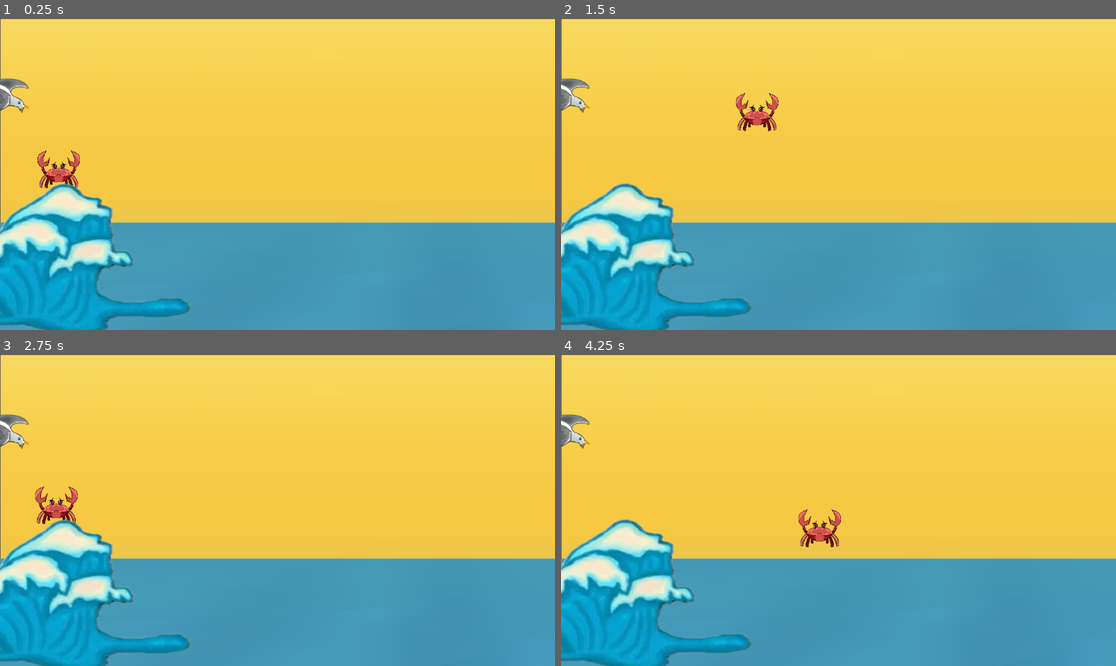
Above: before the commit, frames 1-4 (two rows, left to right).
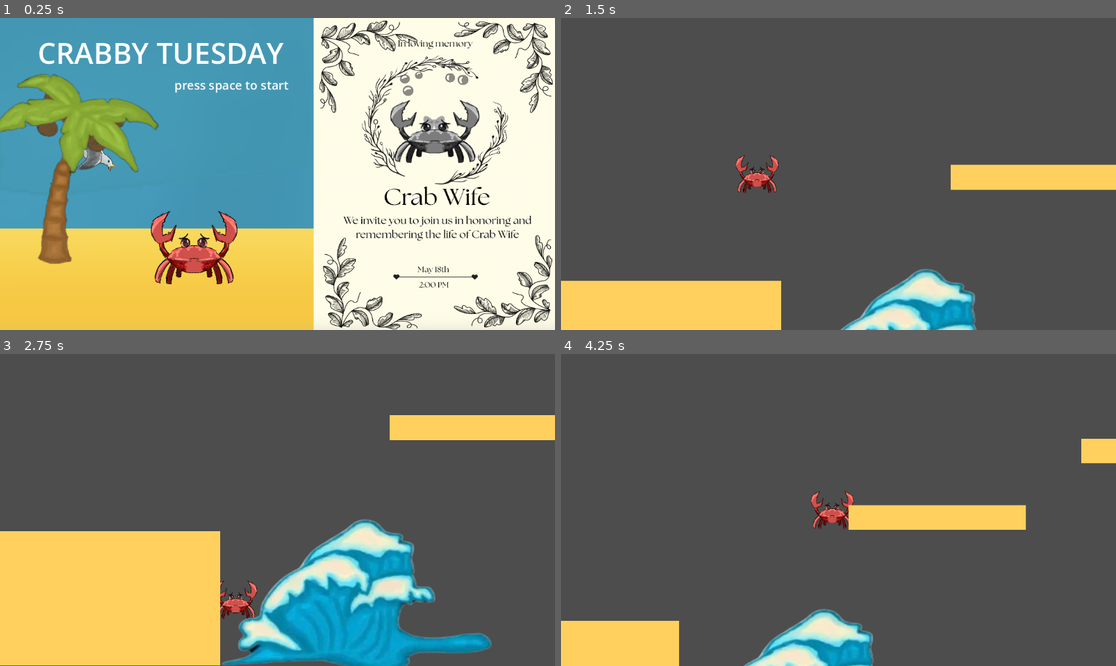
Above: after the commit, the same moments.

Repository: CISC204-S26/final-project-team-3
Game: Godot game, scene res://start.tscn
The game is run twice, just before and just after one commit, with the same random seed, the same clock (stepped at 60 frames per second) and the same inputs. Before the commit the project starts from res://scene_1.tscn.
Inputs:
- Up to frame 1 (0.25 s): no input
- Up to frame 2 (1.5 s): tap Space (start, bound only after the commit) at 0.5 s; hold Space (start, bound only after the commit) 0.53-1.28 s; hold D (Crab right) from 0.53 s (still down); tap Enter (ui_accept) at 0.77 s; tap E (interact) at 1.35 s
- Up to frame 3 (2.75 s): tap Enter (ui_accept) at 1.52 s; tap Space (start, bound only after the commit) at 1.55 s; release D (Crab right) at 2.03 s; hold A (Crab left) from 2.03 s (still down); hold Space (start, bound only after the commit) from 2.03 s (still down)
- Up to frame 4 (4.25 s): release A (Crab left) at 2.78 s; release Space (start, bound only after the commit) at 2.78 s; hold D (Crab right) from 2.78 s (still down); tap Space (start, bound only after the commit) at 2.85 s; tap Enter (ui_accept) at 3.02, 3.77 s; hold Space (start, bound only after the commit) from 3.53 s (still down); tap E (interact) at 3.6 s

The runs differ from the first frame. In frame 1, 99% of the frame differs, in the area x 0-100%, y 0-100%; in frame 2, 100%; in frame 3, 96%; in frame 4, 99%.

Commit message:
start scene in

Diff:
--- a/final_project_all_together_now/project.godot
+++ b/final_project_all_together_now/project.godot
@@ -11,7 +11,7 @@
 [application]
 
 config/name="Final Project All Together Now"
-run/main_scene="uid://b5k07ish5lvyw"
+run/main_scene="uid://dmbj8d57iqdj8"
 config/features=PackedStringArray("4.6", "GL Compatibility")
 config/icon="res://icon.svg"
 
@@ -67,6 +67,11 @@
 "events": [Object(InputEventKey,"resource_local_to_scene":false,"resource_name":"","device":-1,"window_id":0,"alt_press …(192 unchanged characters)…
 ]
 }
+start={
+"deadzone": 0.2,
+"events": [Object(InputEventKey,"resource_local_to_scene":false,"resource_name":"","device":0,"window_id":0,"alt_pressed":false,"shift_pressed":false,"ctrl_pressed":false,"meta_pressed":false,"pressed":false,"keycode":0,"physical_keycode":32,"key_label":0,"unicode":0,"location":0,"echo":false,"script":null)
+]
+}
 
 [physics]
 
--- /dev/null
+++ b/final_project_all_together_now/start.tscn
@@ -0,0 +1,59 @@
+[gd_scene format=3 uid="uid://dmbj8d57iqdj8"]
+
+[ext_resource type="Texture2D" uid="uid://ccphooedkwo0y" path="res://Screenshot 2026-05-07 at 2.33.11 PM.png" id="1_4a3qj"]
+[ext_resource type="Texture2D" uid="uid://by6l3okyidlip" path="res://Screenshot 2026-05-07 at 2.33.42 PM.png" id="2_g38d0"]
+[ext_resource type="Script" uid="uid://ik6o47hy2idu" path="res://startscript.gd" id="2_pob1m"]
+[ext_resource type="Texture2D" uid="uid://ckyloqb8ch21d" path="res://CRAB.png" id="3_pob1m"]
+[ext_resource type="Texture2D" uid="uid://5gkalgu0aa4k" path="res://Screenshot 2026-05-17 at 9.00.44 PM.png" id="4_gophc"]
+[ext_resource type="Texture2D" uid="uid://2e6p7kije2xh" path="res://assets/the_gull.png" id="5_p0nl4"]
+[ext_resource type="Texture2D" uid="uid://qnogo8o5jh1n" path="res://palmtree.png" id="6_da165"]
+
+[node name="Node2D" type="Node2D" unique_id=1454611035]
+
+[node name="sky" type="Sprite2D" parent="." unique_id=239213526]
+position = Vector2(570.50006, 318.99997)
+scale = Vector2(5.99495, 5.33871)
+texture = ExtResource("1_4a3qj")
+script = ExtResource("2_pob1m")
+
+[node name="beach" type="Sprite2D" parent="." unique_id=711449651]
+position = Vector2(567.49994, 543.99994)
+scale = Vector2(66.166664, 15.285712)
+texture = ExtResource("2_g38d0")
+
+[node name="Crab" type="Sprite2D" parent="." unique_id=1821052678]
+position = Vector2(402.99994, 508)
+scale = Vector2(0.12280275, 0.13769533)
+texture = ExtResource("3_pob1m")
+
+[node name="invite" type="Sprite2D" parent="." unique_id=1623479540]
+position = Vector2(905.99994, 321.50003)
+scale = Vector2(0.5625002, 0.524448)
+texture = ExtResource("4_gophc")
+
+[node name="crabby tuesday" type="RichTextLabel" parent="." unique_id=1910740859]
+offset_left = 78.0
+offset_top = 30.0
+offset_right = 611.0
+offset_bottom = 235.0
+theme_override_font_sizes/normal_font_size = 60
+text = "CRABBY TUESDAY"
+
+[node name="TheGull" type="Sprite2D" parent="." unique_id=1199044146]
+position = Vector2(189.99998, 290)
+rotation = 0.09437066
+scale = Vector2(0.32614714, 0.36268824)
+texture = ExtResource("5_p0nl4")
+
+[node name="Palmtree" type="Sprite2D" parent="." unique_id=590071318]
+position = Vector2(157.00002, 314)
+scale = Vector2(1.5402753, 1.4471153)
+texture = ExtResource("6_da165")
+
+[node name="space to start" type="RichTextLabel" parent="." unique_id=113014400]
+offset_left = 362.0
+offset_top = 122.0
+offset_right = 640.0
+offset_bottom = 177.0
+theme_override_font_sizes/normal_font_size = 25
+text = "press space to start"
--- /dev/null
+++ b/final_project_all_together_now/startscript.gd
@@ -0,0 +1,4 @@
+extends Sprite2D
+func _process(_delta: float) -> void:
+	if Input.is_action_pressed("start"):
+		get_tree().change_scene_to_file("res://level_one.tscn")
Binary file added: final_project_all_together_now/Screenshot 2026-05-17 at 9.00.44 PM.png
Not shown, added: final_project_all_together_now/Screenshot 2026-05-17 at 9.00.44 PM.png.import
Binary file added: final_project_all_together_now/palmtree.png
Not shown, added: final_project_all_together_now/palmtree.png.import
Not shown, added: final_project_all_together_now/startscript.gd.uid
